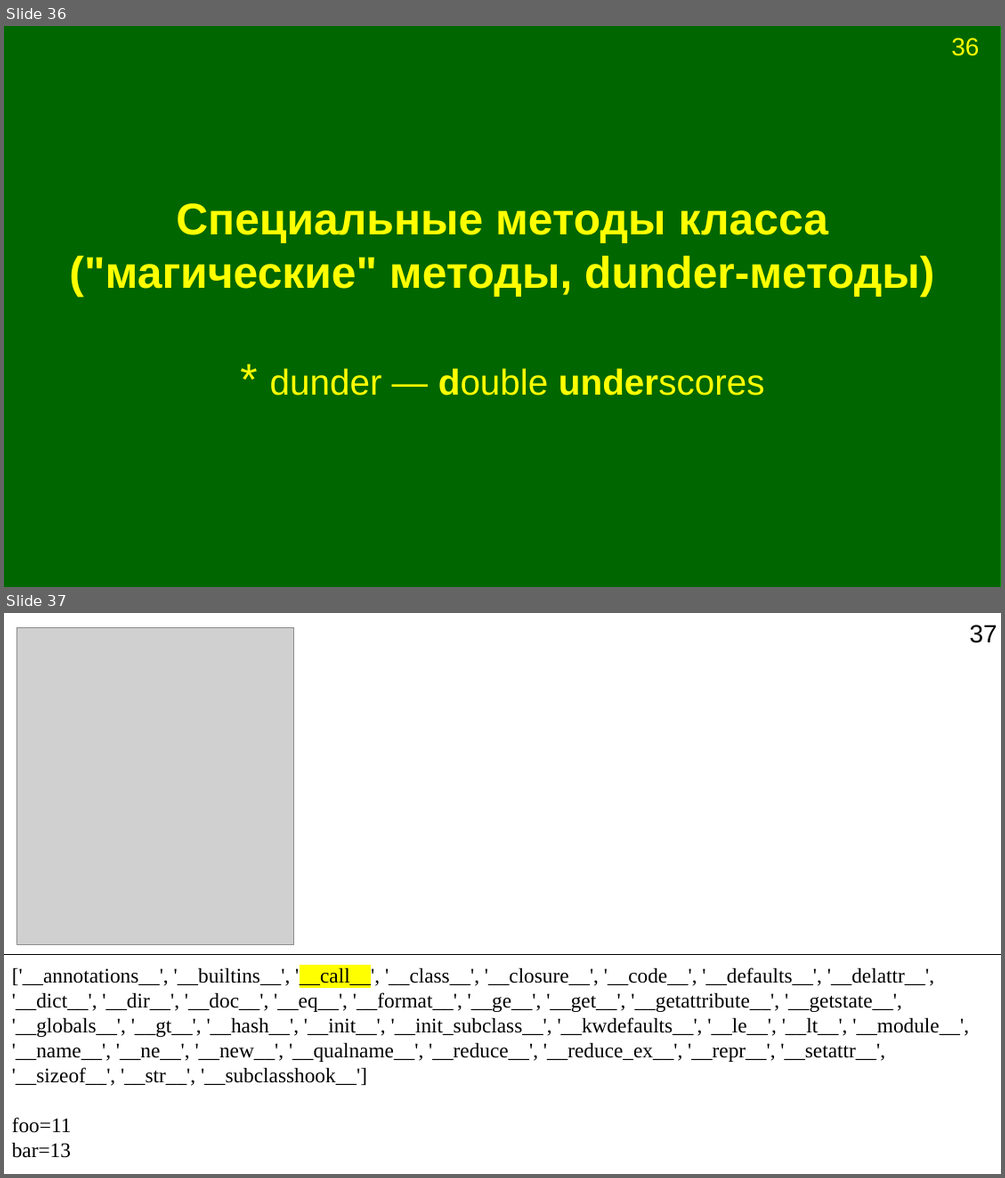
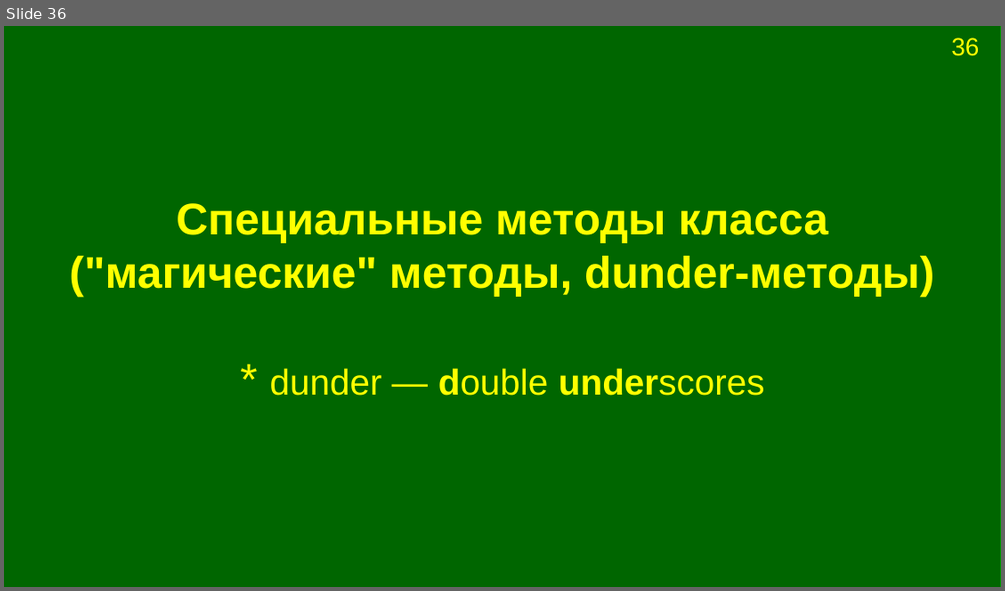
Before and after one commit to Jenyay/python-lectures, a slide deck: presentations/13. OOP.odp. Shown one above the other, each under a label of ours: slides 36 and 37 before the commit, slide 36 after it. The pictures are 1005x1178 and 1005x591 pixels, drawn with LibreOffice and Linux fonts; fonts in the diff are those of the drawing; grey boxes stand for pictures. Boxes give left, top, right and bottom in pixels: in the first picture for what was removed or moved away, otherwise in the second. Text is boxed around its words. In the diff, an @@ line names an element or a change of style, - is before the commit and + after.

```diff
--- a/presentations/13. OOP.odp
+++ b/presentations/13. OOP.odp
@@ slide 37 removed at box(4, 613, 1001, 1174), background #FFFFFF @@
@@ picture removed at box(17, 628, 293, 944) @@
@@ page number removed at box(970, 625, 997, 643) @@
-37
@@ line removed from (4, 954) to (1001, 954) @@
@@ text removed at box(12, 966, 969, 1158) @@
-['__annotations__', '__builtins__', '__call__', '__class__', '__closure__', '__code__', '__defaults__', '__delattr__', '__dict__', '__dir__', '__doc__', '__eq__', '__format__', '__ge__', '__get__', '__getattribute__', '__getstate__', '__globals__', '__gt__', '__hash__', '__init__', '__init_subclass__', '__kwdefaults__', '__le__', '__lt__', '__module__', '__name__', '__ne__', '__new__', '__qualname__', '__reduce__', '__reduce_ex__', '__repr__', '__setattr__', '__sizeof__', '__str__', '__subclasshook__']
-foo=11
-bar=13
```
Also in this commit, not shown: 5 slides changed, 21 slides added, 18 other files.
